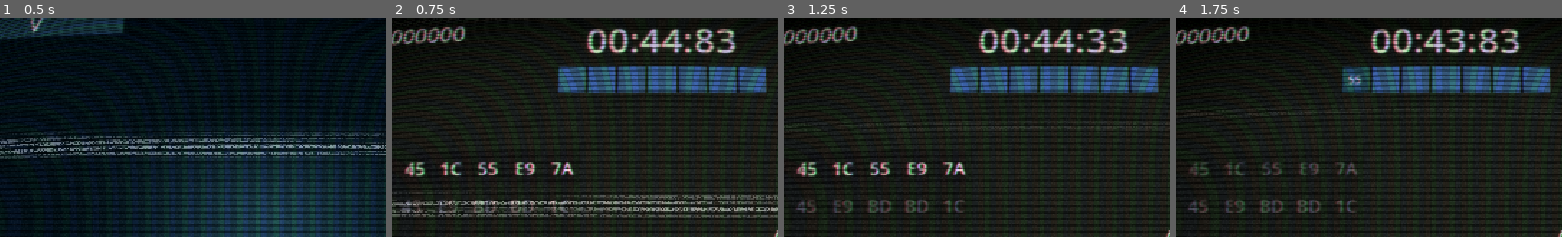
Above: before the commit, frames 1-4 (left to right).
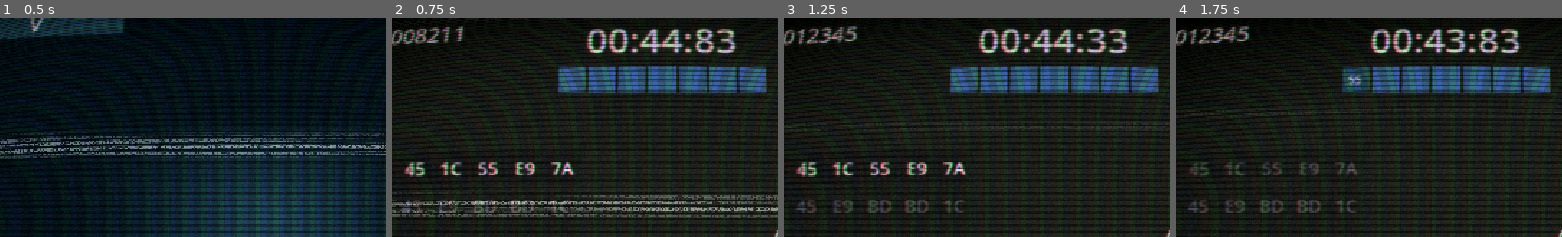
Above: after the commit, the same moments.

Repository: Martisos/Data-Hack-Minigame
Game: Godot game, scene res://scenes/menu.tscn
Same seed, same stepped clock (60 frames per second), same inputs: the game is played once before the commit and once after it.
Inputs:
- Up to frame 1 (0.5 s): no input
- Up to frame 2 (0.75 s): click "PLAY" at 0.5 s
- Up to frame 3 (1.25 s): no input
- Up to frame 4 (1.75 s): click "55" at 1.25 s
The pictures show only the part of the screen within x 15-65%, y 4-54%; the shares and areas given below are measured in that part.

Frame 1 is identical in both runs. In frame 2, 0.6% of the frame differs, in the area x 5-20%, y 4-12%; in frame 3, 0.7%; in frame 4, 0.7%, in the area x 2-20%, y 3-12%.

Commit message:
Game Over Screen Prototype

Diff:
--- /dev/null
+++ b/scenes/game_over.tscn
@@ -0,0 +1,216 @@
+[gd_scene format=3 uid="uid://bf1gqsfdwy8lf"]
+
+[ext_resource type="Script" uid="uid://c1pom4n18k2u4" path="res://scripts/game_over.gd" id="1_xeevv"]
+[ext_resource type="StyleBox" uid="uid://c7c3f4tdlaylu" path="res://themes/button_game_over_normal.tres" id="2_racf3"]
+[ext_resource type="Texture2D" uid="uid://c1syjbms8er6r" path="res://images/gameOverSkull.png" id="2_wqhvx"]
+[ext_resource type="StyleBox" uid="uid://emkbya18hc2u" path="res://themes/button_game_over_pressed.tres" id="3_7m3ot"]
+
+[node name="GameOver" type="Control" unique_id=1014203292]
+layout_mode = 3
+anchors_preset = 15
+anchor_right = 1.0
+anchor_bottom = 1.0
+grow_horizontal = 2
+grow_vertical = 2
+script = ExtResource("1_xeevv")
+
+[node name="ColorRect" type="ColorRect" parent="." unique_id=1051039762]
+layout_mode = 1
+anchors_preset = 15
+anchor_right = 1.0
+anchor_bottom = 1.0
+grow_horizontal = 2
+grow_vertical = 2
+color = Color(0.07683582, 0.07683582, 0.07683582, 1)
+
+[node name="GameOverUI" type="Control" parent="." unique_id=1114237730]
+layout_mode = 1
+anchors_preset = 8
+anchor_left = 0.5
+anchor_top = 0.5
+anchor_right = 0.5
+anchor_bottom = 0.5
+offset_left = -180.0
+offset_top = -210.0
+offset_right = 451.0
+offset_bottom = 175.0
+grow_horizontal = 2
+grow_vertical = 2
+
+[node name="ColorRect2" type="ColorRect" parent="GameOverUI" unique_id=1222824083]
+layout_mode = 1
+anchors_preset = 15
+anchor_right = 1.0
+anchor_bottom = 1.0
+grow_horizontal = 2
+grow_vertical = 2
+color = Color(0.078431375, 0.36078432, 0.61960787, 1)
+
+[node name="ColorRect3" type="ColorRect" parent="GameOverUI" unique_id=1077951061]
+layout_mode = 1
+anchors_preset = 15
+anchor_right = 1.0
+anchor_bottom = 1.0
+offset_bottom = -285.0
+grow_horizontal = 2
+grow_vertical = 2
+color = Color(0.043137256, 0.30980393, 0.42352942, 1)
+
+[node name="ColorRect4" type="ColorRect" parent="GameOverUI" unique_id=362782876]
+layout_mode = 1
+anchors_preset = 15
+anchor_right = 1.0
+anchor_bottom = 1.0
+offset_top = 360.0
+grow_horizontal = 2
+grow_vertical = 2
+color = Color(0.043137256, 0.30980393, 0.42352942, 1)
+
+[node name="ColorRect5" type="ColorRect" parent="GameOverUI" unique_id=1308232960]
+layout_mode = 1
+anchors_preset = 15
+anchor_right = 1.0
+anchor_bottom = 1.0
+offset_top = 94.0
+offset_right = -618.5
+grow_horizontal = 2
+grow_vertical = 2
+color = Color(0.043137256, 0.30980393, 0.42352942, 1)
+
+[node name="ColorRect6" type="ColorRect" parent="GameOverUI" unique_id=1853352169]
+layout_mode = 1
+anchors_preset = 15
+anchor_right = 1.0
+anchor_bottom = 1.0
+offset_left = 619.0
+offset_top = 91.0
+offset_bottom = -3.0
+grow_horizontal = 2
+grow_vertical = 2
+color = Color(0.043137256, 0.30980393, 0.42352942, 1)
+
+[node name="Label" type="Label" parent="GameOverUI" unique_id=2059806645]
+layout_mode = 0
+offset_right = 631.0
+offset_bottom = 101.0
+theme_override_font_sizes/font_size = 48
+text = "DATA BREACH OVER"
+horizontal_alignment = 1
+vertical_alignment = 1
+
+[node name="MarginContainer" type="MarginContainer" parent="GameOverUI" unique_id=1514278882]
+layout_mode = 0
+offset_left = 13.0
+offset_top = 100.0
+offset_right = 619.0
+offset_bottom = 360.0
+theme_override_constants/margin_left = 25
+theme_override_constants/margin_top = 25
+theme_override_constants/margin_right = 25
+theme_override_constants/margin_bottom = 25
+
+[node name="VBoxContainer" type="VBoxContainer" parent="GameOverUI/MarginContainer" unique_id=1225196699]
+layout_mode = 2
+
+[node name="HBoxContainer" type="HBoxContainer" parent="GameOverUI/MarginContainer/VBoxContainer" unique_id=184252822]
+layout_mode = 2
+
+[node name="LayerLabelText" type="Label" parent="GameOverUI/MarginContainer/VBoxContainer/HBoxContainer" unique_id=1440289268]
+layout_mode = 2
+theme_override_font_sizes/font_size = 32
+text = "LAYER: "
+horizontal_alignment = 1
+vertical_alignment = 1
+
+[node name="LayerLabelScore" type="Label" parent="GameOverUI/MarginContainer/VBoxContainer/HBoxContainer" unique_id=1410620543]
+layout_mode = 2
+size_flags_horizontal = 3
+theme_override_font_sizes/font_size = 32
+text = "00"
+horizontal_alignment = 2
+vertical_alignment = 1
+
+[node name="HBoxContainer2" type="HBoxContainer" parent="GameOverUI/MarginContainer/VBoxContainer" unique_id=1035207365]
+layout_mode = 2
+
+[node name="PointsLabelText" type="Label" parent="GameOverUI/MarginContainer/VBoxContainer/HBoxContainer2" unique_id=1682958506]
+layout_mode = 2
+theme_override_font_sizes/font_size = 48
+text = "POINTS: "
+horizontal_alignment = 1
+vertical_alignment = 1
+
+[node name="PointsLabelScore" type="Label" parent="GameOverUI/MarginContainer/VBoxContainer/HBoxContainer2" unique_id=1294753504]
+layout_mode = 2
+size_flags_horizontal = 3
+theme_override_font_sizes/font_size = 48
+text = "000000000"
+horizontal_alignment = 2
+vertical_alignment = 1
+
+[node name="HBoxContainer4" type="HBoxContainer" parent="GameOverUI/MarginContainer/VBoxContainer" unique_id=1467300135]
+layout_mode = 2
+
+[node name="HBoxContainer5" type="HBoxContainer" parent="GameOverUI/MarginContainer/VBoxContainer" unique_id=1986534718]
+layout_mode = 2
+
+[node name="HBoxContainer6" type="HBoxContainer" parent="GameOverUI/MarginContainer/VBoxContainer" unique_id=882536566]
+layout_mode = 2
+
+[node name="HBoxContainer7" type="HBoxContainer" parent="GameOverUI/MarginContainer/VBoxContainer" unique_id=528514464]
+layout_mode = 2
+
+[node name="HBoxContainer3" type="HBoxContainer" parent="GameOverUI/MarginContainer/VBoxContainer" unique_id=489456512]
+layout_mode = 2
+size_flags_vertical = 3
+theme_override_constants/separation = 100
+alignment = 1
+
+[node name="Button" type="Button" parent="GameOverUI/MarginContainer/VBoxContainer/HBoxContainer3" unique_id=1444319197]
+layout_mode = 2
+theme_override_styles/normal = ExtResource("2_racf3")
+theme_override_styles/pressed = ExtResource("3_7m3ot")
+theme_override_styles/hover = ExtResource("3_7m3ot")
+text = "HACK AGAIN"
+
+[node name="Button2" type="Button" parent="GameOverUI/MarginContainer/VBoxContainer/HBoxContainer3" unique_id=563354172]
+layout_mode = 2
+theme_override_styles/normal = ExtResource("2_racf3")
+theme_override_styles/pressed = ExtResource("3_7m3ot")
+theme_override_styles/hover = ExtResource("3_7m3ot")
+text = "GO TO MENU"
+
+[node name="TextureRect" type="TextureRect" parent="." unique_id=621903201]
+texture_filter = 1
+layout_mode = 1
+anchors_preset = 4
+anchor_top = 0.5
+anchor_bottom = 0.5
+offset_left = 99.99999
+offset_top = -125.0
+offset_right = 150.0
+offset_bottom = -75.0
+grow_vertical = 2
+scale = Vector2(5, 5)
+texture = ExtResource("2_wqhvx")
+expand_mode = 3
+stretch_mode = 5
+
+[node name="DeathMessage" type="Label" parent="." unique_id=1926196990]
+visible = false
+layout_mode = 1
+anchors_preset = 8
+anchor_left = 0.5
+anchor_top = 0.5
+anchor_right = 0.5
+anchor_bottom = 0.5
+offset_left = -151.5
+offset_top = -33.5
+offset_right = 151.5
+offset_bottom = 33.5
+grow_horizontal = 2
+grow_vertical = 2
+theme_override_colors/font_color = Color(0.46229059, 0.46229059, 0.46229059, 1)
+theme_override_font_sizes/font_size = 48
+text = "You Failed. . ."
+horizontal_alignment = 1
--- /dev/null
+++ b/scripts/game_over.gd
@@ -0,0 +1,69 @@
+extends Control
+
+@onready var game_over_ui: Control = $GameOverUI
+
+@onready var layer_label_text: Label = $GameOverUI/MarginContainer/VBoxContainer/HBoxContainer/LayerLabelText
+@onready var layer_label_score: Label = $GameOverUI/MarginContainer/VBoxContainer/HBoxContainer/LayerLabelScore
+@onready var points_label_text: Label = $GameOverUI/MarginContainer/VBoxContainer/HBoxContainer2/PointsLabelText
+@onready var points_label_score: Label = $GameOverUI/MarginContainer/VBoxContainer/HBoxContainer2/PointsLabelScore
+
+var points: int = Stats.points_this_run
+var layer: int = Stats.layer
+var best_layer: int = Stats.highest_layer
+
+@onready var death_message: Label = $DeathMessage
+
+var game_overs: Array[String] = [
+	"You Failed. . .",
+	"Game Over. . .",
+	"You Got Caught.",
+	"Not Again. . .",
+	"Death Approaches.",
+	"Again Here.",
+	"Useless.",
+	"Judgement Arrived.",
+	"Too Weak.",
+	"You Lost.",
+	"Incompetent.",
+	"You Are The Error.",
+	"Again And Again.",
+	"Really?",
+]
+
+var second_message: Array[String] = [
+	"Go And Try Again.",
+	"But Do Not Give Up.",
+	"Give Up.",
+	"Stay Determined.",
+	"Keep Trying.",
+	"Quit.",
+	"Begone.",
+	"Fix Your Error.",
+	"Why Not Trying Harder?"
+]
+
+func _ready() -> void:
+	#game_over_ui.hide()
+	#starting_cutscene()
+	fill_ui()
+
+func starting_cutscene() -> void:
+	death_message.text = ""
+	await get_tree().create_timer(1).timeout
+	var sentance: String = game_overs.pick_random()
+
+	for i in sentance:
+		death_message.text += i
+		await get_tree().create_timer(0.15).timeout
+
+	await get_tree().create_timer(1).timeout
+	death_message.text = ""
+	sentance = second_message.pick_random()
+
+	for i in sentance:
+		death_message.text += i
+		await get_tree().create_timer(0.1).timeout
+
+func fill_ui() -> void:
+	points_label_score.text = "%09d" % points
+	layer_label_score.text = "%02d" % layer
--- a/scripts/stats.gd
+++ b/scripts/stats.gd
@@ -3,7 +3,7 @@
 var layer: int = 1
 var highest_layer: int = 0
 var global_points: int = 0
-var points_this_run: int = 0
+var points_this_run: int = 12345
 
 func add_global_points(amount: int) -> void:
 	global_points += amount
--- /dev/null
+++ b/themes/button_game_over_normal.tres
@@ -0,0 +1,11 @@
+[gd_resource type="StyleBoxFlat" format=3 uid="uid://c7c3f4tdlaylu"]
+
+[resource]
+bg_color = Color(0.03137255, 0.26666668, 0.36862746, 0.3882353)
+border_width_left = 5
+border_width_top = 5
+border_width_right = 5
+border_width_bottom = 5
+border_color = Color(0.043137256, 0.30980393, 0.42352942, 1)
+expand_margin_left = 10.0
+expand_margin_right = 10.0
--- /dev/null
+++ b/themes/button_game_over_pressed.tres
@@ -0,0 +1,11 @@
+[gd_resource type="StyleBoxFlat" format=3 uid="uid://emkbya18hc2u"]
+
+[resource]
+bg_color = Color(0.01964347, 0.2092998, 0.29306063, 0.3882353)
+border_width_left = 5
+border_width_top = 5
+border_width_right = 5
+border_width_bottom = 5
+border_color = Color(0.032249, 0.2676289, 0.36819637, 1)
+expand_margin_left = 10.0
+expand_margin_right = 10.0
Binary file added: addons/RPG_Skull_Death_Dead_Bones_Pirates.png
Not shown, added: addons/RPG_Skull_Death_Dead_Bones_Pirates.png.import
Binary file added: images/gameOverSkull.png
Not shown, added: images/gameOverSkull.png.import
Not shown, added: scripts/game_over.gd.uid
